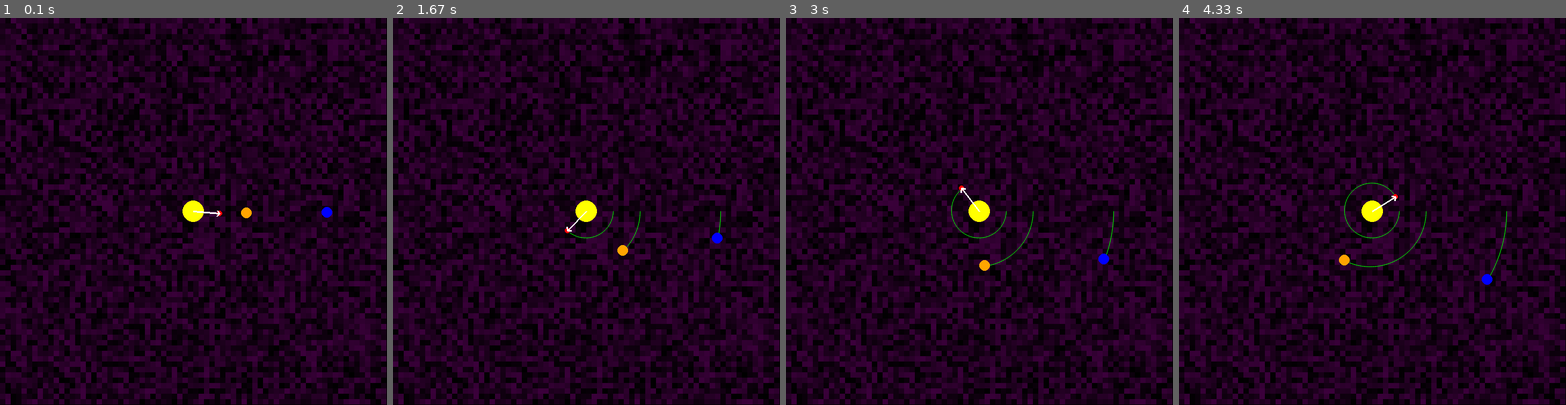
Above: before the commit, frames 1-4 (left to right).
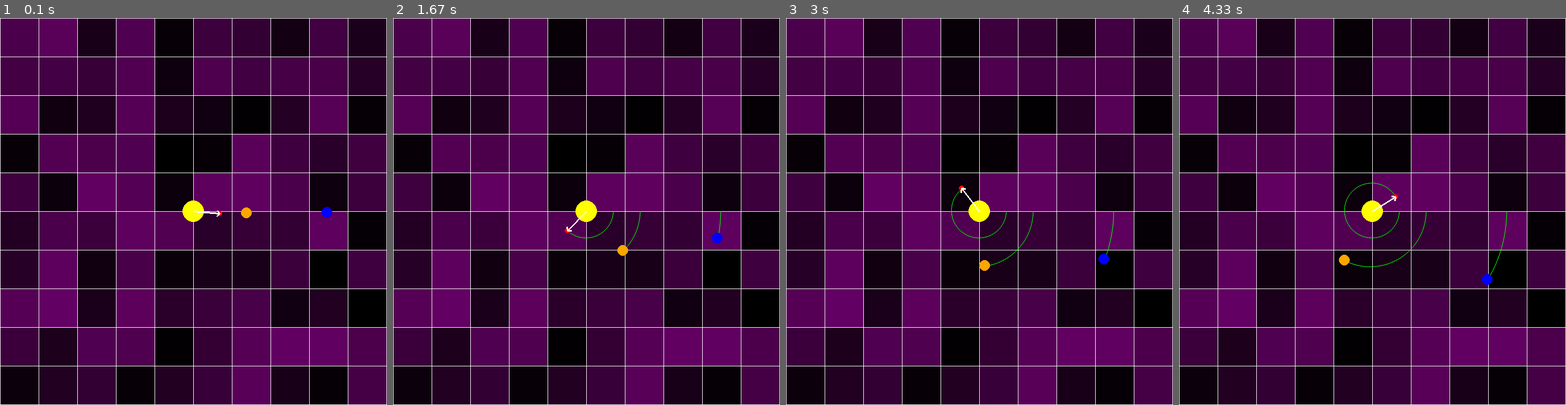
Above: after the commit, the same moments.

Repository: cdfricke/PyGame
Game: pygame game, started from orbit.py
Same seed, same stepped clock (60 frames per second), same inputs: the game is played once before the commit and once after it.
Inputs:
- Up to frame 1 (0.1 s): no input
- Up to frame 2 (1.67 s): no input
- Up to frame 3 (3 s): no input
- Up to frame 4 (4.33 s): no input

The runs differ from the first frame. In frame 1, 62% of the frame differs, in the area x 0-100%, y 0-100%; in frame 2, 62%; in frame 3, 62%; in frame 4, 62%.

Commit message:
organization + creating some modules for abstraction

Diff:
--- a/arrow.py
+++ b/arrow.py
@@ -4,23 +4,6 @@
 #   17-MAR-2024 --> Created, v1
 
 import pygame
-import random as r
-
-# *** INITIALIZE ***
-WIDTH = 720
-HEIGHT = 720
-pygame.init()
-screen = pygame.display.set_mode((WIDTH+1, HEIGHT+1))
-clock = pygame.time.Clock()
-running = True
-# ******************
-
-# *** COMMON VECTORS AND LOCATIONS ***
-center = pygame.Vector2(WIDTH / 2, HEIGHT / 2)
-origin = pygame.Vector2(0, 0)
-xhat = pygame.Vector2(1, 0)
-yhat = pygame.Vector2(0, 1)
-# ************************************
 
 # *** CLASS DEFINITIONS ***
 # NOTE THAT THESE CLASS DEFINITIONS RELY ON SOME OF THE DEFINED VARIABLES ABOVE
@@ -58,8 +41,8 @@
         # central body
         pygame.draw.line(surface=surface, color=color, start_pos=self.tail, end_pos=self.tip, width=thickness)
         # angled tip
-        leftAngled = self.tail + (0.98 * self.length * self.direction) + (0.02 * self.length * self.perpendicular)
-        rightAngled = self.tail + (0.98 * self.length * self.direction) - (0.02 * self.length * self.perpendicular)
+        leftAngled = self.tail + (0.9 * self.length * self.direction) + (0.1 * self.length * self.perpendicular)
+        rightAngled = self.tail + (0.9 * self.length * self.direction) - (0.1 * self.length * self.perpendicular)
         points = [leftAngled, self.tip, rightAngled]
         pygame.draw.lines(surface=surface, color=color, closed=False, points=points, width=thickness)
 
@@ -78,28 +61,3 @@
         self.perpendicular = pygame.Vector2(self.direction.y, -self.direction.x)
 
 # *************************************
-
-# create arrow object, defined as Arrow(tail, tip)
-centerArrow = Arrow(origin, center)
-
-# *** GAME LOOP ***
-while (running):
-    # wipe away anything from the previous frame
-    screen.fill("black")
-
-    # *** RENDER THE GAME HERE ***
-    # draw arrow, but each frame update the tip of the arrow up a pixel, down a pixel, or not at all.
-    # After an infinite amount of time, the avg location of the tip should be very near the center if randint() is truly random.
-    centerArrow.draw(screen, "white", 5)
-    centerArrow.update(origin, centerArrow.tip + r.randint(-1, 1)*yhat)
-    # *** END RENDERING ***
-
-    # pygame.QUIT means the user closed the window
-    for event in pygame.event.get():
-        if event.type == pygame.QUIT:
-            running = False
-
-    pygame.display.flip()
-# *****************
-
-pygame.quit()
--- /dev/null
+++ b/colors.py
@@ -0,0 +1,35 @@
+import pygame
+
+# ***** EXAMPLE COLOR FUNCTIONS *****
+# black -> purple
+def colorFunction1(x):
+    # r,g,b values must be integers between 0 and 255
+    r = int(float(x) * 100)
+    g = 0
+    b = int(float(x) * 100)
+    return pygame.Color(r, g, b)
+
+# black -> white
+def colorFunction2(x):
+    # r,g,b values must be integers between 0 and 255
+    r = int(float(x) * 255)
+    g = int(float(x) * 255)
+    b = int(float(x) * 255)
+    return pygame.Color(r, g, b)
+
+# red -> black
+def colorFunction3(x):
+    # r,g,b values must be integers between 0 and 255
+    r = 255 - int(float(x) * 255)
+    g = 0
+    b = 0
+    return pygame.Color(r, g, b)
+
+# red -> blue
+def colorFunction4(x):
+    # r,g,b values must be integers between 0 and 255
+    r = 255 - int(float(x) * 255)
+    g = 0
+    b = int(float(x) * 255)
+    return pygame.Color(r, g, b)
+# ***********************************
--- a/grid.py
+++ b/grid.py
@@ -10,160 +10,87 @@
 import pygame
 import random
 
-# *** INITIALIZE ***
-WIDTH = 720
-HEIGHT = 720
-pygame.init()
-screen = pygame.display.set_mode((WIDTH+1, HEIGHT+1))
-clock = pygame.time.Clock()
-running = True
-frame = 0
-dt = 0          # for framerate independent physics
-totalT = 0
-# ******************
-
-# *** COMMON VECTORS AND LOCATIONS ***
-center = pygame.Vector2(WIDTH / 2, HEIGHT / 2)
-origin = pygame.Vector2(0, 0)
-xhat = pygame.Vector2(1, 0)
-yhat = pygame.Vector2(0, 1)
-# ************************************
-
-# ***** EXAMPLE COLOR FUNCTIONS *****
-# black -> purple
-def colorFunction1(x):
-    # r,g,b values must be integers between 0 and 255
-    r = int(float(x) * 100)
-    g = 0
-    b = int(float(x) * 100)
-    return pygame.Color(r, g, b)
-
-# black -> white
-def colorFunction2(x):
-    # r,g,b values must be integers between 0 and 255
-    r = int(float(x) * 255)
-    g = int(float(x) * 255)
-    b = int(float(x) * 255)
-    return pygame.Color(r, g, b)
-
-# red -> black
-def colorFunction3(x):
-    # r,g,b values must be integers between 0 and 255
-    r = 255 - int(float(x) * 255)
-    g = 0
-    b = 0
-    return pygame.Color(r, g, b)
-
-# red -> blue
-def colorFunction4(x):
-    # r,g,b values must be integers between 0 and 255
-    r = 255 - int(float(x) * 255)
-    g = 0
-    b = int(float(x) * 255)
-    return pygame.Color(r, g, b)
-# ***********************************
-
-# *** CLASS DEFINITIONS ***
-# NOTE THAT THESE CLASS DEFINITIONS RELY ON SOME OF THE DEFINED VARIABLES ABOVE
+# *** CLASS DEFINITION ***
 
 # GRID: class object for drawing a grid with a certain number of rows and columns on the screen.
 class Grid:
-    # Grid.__init__(rows, columns):
-    # parameters:
-    #   rows: number of rows in the grid
-    #   columns: number of columns in the grid
-    # *************
-    # This constructor function initializes several variables based on the passed parameters
-    # as they are necessary for the member functions of the class to operate.
-    # numRows: defines the number of rows
-    # numCols: defines the number of columns
-    # xticks: an array of pixel locations in the x-dimension marking the left and right edges of grid spaces.
-    # yticks: analogous to xticks, in the y-dimension.
-    # Matrix: a two-dimensional list of randomized numbers, used by the colorFunction for each grid space to randomize the color of that space.
-    # Matrix must be populated with float values from 0 to 1
-    def __init__(self, rows, columns):
+
+    def __init__(self, rows, columns, width, height):
+        """
+        Grid.__init__(rows, columns):
+        parameters:
+           rows: number of rows in the grid
+           columns: number of columns in the grid
+           width: the width of the screen, in pixels
+           height: the height of the screen, in pixels
+
+        This constructor function initializes several variables based on the passed parameters
+        as they are necessary for the member functions of the class to operate.
+        numRows: defines the number of rows
+        numCols: defines the number of columns
+        xticks: an array of pixel locations in the x-dimension marking the left and right edges of grid spaces.
+        yticks: analogous to xticks, in the y-dimension.
+        Matrix: a two-dimensional list of randomized numbers, used by the colorFunction for each grid space to randomize the color of that space.
+        Matrix must be populated with float values from 0 to 1
+        """
+        self.width = width
+        self.height = height
         self.numRows = rows
         self.numCols = columns
-        self.xticks = list(range(0, WIDTH + 1, int(WIDTH / columns)))
-        self.yticks = list(range(0, HEIGHT + 1, int(HEIGHT / rows)))
+        self.xticks = list(range(0, width + 1, int(width / columns)))
+        self.yticks = list(range(0, height + 1, int(height / rows)))
         # initially, the matrix is populated with random values
         self.Matrix = [[random.random() for x in range(columns)] for y in range(rows)]
 
-    # Grid.drawLines(surface, color, thickness):
-    # parameters:
-    #   surface: the surface of the PyGame for the grid lines to be drawn on, usually the screen.
-    #   color: the color of the lines to be drawn, must be an object of type pyGame.color
-    #   thickness: the width of the grid lines to be drawn, measured in pixels.
-    # *************
-    # This function will draw equally spaced gridlines in both the x and y dimensions of the screen with color and thickness of
-    # gridlines defined as paramaters passed to the function. The spacing of the gridlines is determined by the width or height of the screen
-    # divided by the number of columns or rows that the grid is made up of. (numRows and numCols are data members of this class)
     def drawLines(self, surface, color, thickness):
+        """
+        Grid.drawLines(surface, color, thickness):
+        parameters:
+           surface: the surface of the PyGame for the grid lines to be drawn on, usually the screen.
+           color: the color of the lines to be drawn, must be an object of type pyGame.color
+           thickness: the width of the grid lines to be drawn, measured in pixels.
+
+        This function will draw equally spaced gridlines in both the x and y dimensions of the screen with color and thickness of
+        gridlines defined as paramaters passed to the function. The spacing of the gridlines is determined by the width or height of the screen
+        divided by the number of columns or rows that the grid is made up of. (numRows and numCols are data members of this class)
+        """
         for tick in self.xticks:
-            start = tick*xhat
-            end = start + HEIGHT*yhat
+            start = tick*pygame.Vector2(1,0)
+            end = start + self.height*pygame.Vector2(0,1)
             pygame.draw.line(surface=surface, color=color, start_pos=start, end_pos=end, width=thickness)
         for tick in self.yticks:
-            start = tick*yhat
-            end = start + WIDTH*xhat
+            start = tick*pygame.Vector2(0,1)
+            end = start + self.width*pygame.Vector2(1,0)
             pygame.draw.line(surface=surface, color=color, start_pos=start, end_pos=end, width=thickness)
 
-    # Grid.drawRectangles(self, surface, colorFunc):
-    # parameters:
-    #   surface: the surface of the PyGame for the grid lines to be drawn on, usually the screen.
-    #   colorFunc: a function object, which returns a color. The function passed should take two parameters. See colorFunctions for details.
-    # *************
-    # This function colors each of the rectangles defined by the dimensions, numRows, and numCols attributes of the grid.
-    # Colors are currently randomly generated via a colorFunction which pulls float values from the Matrix attribute of the grid.
-    # Since the float values of the Matrix are RNG'd between 0 and 1, then the color of each grid space is also random.
+
     def drawRectangles(self, surface, colorFunc):
+        """
+        Grid.drawRectangles(self, surface, colorFunc):
+        parameters:
+            surface: the surface of the PyGame for the grid lines to be drawn on, usually the screen.
+            colorFunc: a function object, which returns a color. The function passed should take two parameters. See colorFunctions for details.
+
+        This function colors each of the rectangles defined by the dimensions, numRows, and numCols attributes of the grid.
+        Colors are currently randomly generated via a colorFunction which pulls float values from the Matrix attribute of the grid.
+        Since the float values of the Matrix are RNG'd between 0 and 1, then the color of each grid space is also random.
+        """
         for x in range(0, self.numCols):
             for y in range(0, self.numRows):
-                rect = pygame.Rect(self.xticks[x], self.yticks[y], WIDTH / self.numCols, HEIGHT / self.numRows)
+                rect = pygame.Rect(self.xticks[x], self.yticks[y], self.width / self.numCols, self.height / self.numRows)
                 pygame.draw.rect(surface, colorFunc(self.Matrix[y][x]), rect)
 
-    # Grid.fillMatrix()
-    # parameters: none
-    # *************
-    # This function decides how to populate the matrix of floats that decides the color of each rectangle
-    # Whatever this function yields, it must be a value between 0 and 1
+
     def fillMatrix(self):
+        """
+        Grid.fillMatrix()
+        parameters: none
+
+        This function decides how to populate the matrix of floats that decides the color of each rectangle
+        Whatever this function yields, it must be a value between 0 and 1
+        """
         for y in range(self.numRows):
             for x in range(self.numCols):
                 self.Matrix[y][x] = float(y / self.numRows)
 
 # *************************
-
-# rows, cols
-gameMap = Grid(720, 1)
-gameMap.fillMatrix()
-
-# *** GAME LOOP ***
-while (running):
-    # wipe away anything from the previous frame
-    screen.fill("black")
-
-    # *** RENDER THE GAME HERE ***
-    if ( int(totalT) < 5):
-        gameMap.drawRectangles(screen, colorFunction1)
-    elif ( int(totalT) < 10):
-        gameMap.drawRectangles(screen, colorFunction2)
-    elif ( int(totalT < 15) ):
-        gameMap.drawRectangles(screen, colorFunction3)
-    else:
-        gameMap.drawRectangles(screen, colorFunction4)
-    #gameMap.drawLines(screen, "white", 10)
-
-    # *** END RENDERING ***
-
-    # pygame.QUIT means the user closed the window
-    for event in pygame.event.get():
-        if event.type == pygame.QUIT:
-            running = False
-
-    pygame.display.flip()
-    dt = clock.tick(60) / 1000
-    totalT += dt
-# *****************
-
-pygame.quit()
--- a/orbit.py
+++ b/orbit.py
@@ -8,7 +8,10 @@
 
 # *** INITIALIZE ***
 import pygame
-import random as r
+from grid import *
+from colors import *
+from arrow import Arrow
+
 WIDTH = 720
 HEIGHT = 720
 pygame.init()
@@ -31,67 +34,8 @@
 
 # ************************************
 
-# *** HELPER FUNCTIONS ***
-def colorFunction(x, xmax):
-    r = int(float(x)/float(xmax) * 60)
-    g = 0
-    b = int(float(x)/float(xmax) * 60)
-    return pygame.Color(r, g, b)
-
 # *** CLASS DEFINITIONS ***
 # NOTE THAT THESE CLASS DEFINITIONS RELY ON SOME OF THE DEFINED VARIABLES ABOVE
-
-# ARROW : class object for drawing arrows between positions on the screen.
-class Arrow:
-    def __init__(self, tail, tip):
-        self.tip = tip
-        self.tail = tail
-        self.length = (tip - tail).magnitude()
-        self.direction = (tip - tail) / self.length
-        self.perpendicular = pygame.Vector2(self.direction.y, -self.direction.x)
-
-    def draw(self, surface, color, thickness):
-        # central body
-        pygame.draw.line(surface=surface, color=color, start_pos=self.tail, end_pos=self.tip, width=thickness)
-        # angled tip
-        leftAngled = self.tail + (0.9 * self.length * self.direction) + (0.1 * self.length * self.perpendicular)
-        rightAngled = self.tail + (0.9 * self.length * self.direction) - (0.1 * self.length * self.perpendicular)
-        points = [leftAngled, self.tip, rightAngled]
-        pygame.draw.lines(surface=surface, color=color, closed=False, points=points, width=thickness)
-
-    # same as constructor just allows us to manipulate the arrow after the object is constructed
-    def setTailToTip(self, tail, tip):
-        self.tip = tip
-        self.tail = tail
-        self.length = (tip - tail).magnitude()
-        self.direction = (tip - tail) / self.length
-        self.perpendicular = pygame.Vector2(self.direction.y, -self.direction.x)
-
-# GRID: class object for drawing a grid with a certain number of rows and columns on the screen.
-class Grid:
-    def __init__(self, rows, columns):
-        self.numRows = rows
-        self.numCols = columns
-        self.xticks = list(range(0, WIDTH + 1, int(WIDTH / columns)))
-        self.yticks = list(range(0, HEIGHT + 1, int(HEIGHT / rows)))
-        self.Matrix = [[r.random() for x in range(columns)] for y in range(rows)]
-
-    def drawLines(self, surface, color, thickness):
-        for tick in self.xticks:
-            start = tick*xhat
-            end = start + HEIGHT*yhat
-            pygame.draw.line(surface=surface, color=color, start_pos=start, end_pos=end, width=thickness)
-        for tick in self.yticks:
-            start = tick*yhat
-            end = start + WIDTH*xhat
-            pygame.draw.line(surface=surface, color=color, start_pos=start, end_pos=end, width=thickness)
-
-    def drawRectangles(self, surface):
-        for x in range(0, self.numCols):
-            for y in range(0, self.numRows):
-                rect = pygame.Rect(self.xticks[x], self.yticks[y], WIDTH / self.numCols, HEIGHT / self.numRows)
-                pygame.draw.rect(surface, colorFunction(self.Matrix[x][y], 1), rect)
-
 
 class Object:
     """This is the base object of my game. It is drawn in game as a circle"""
@@ -149,7 +93,7 @@
 
 # *** ARROWS, GRIDS, AND TRAILS ***
 radialArrow = Arrow(sun.position, orbitor3.position)
-gameGrid = Grid(72,72)
+gameGrid = Grid(10,10, WIDTH, HEIGHT)
 orbitorTrail1 = Trail(600)
 orbitorTrail1.addPoint(orbitor1.position.copy())
 orbitorTrail2 = Trail(300)
@@ -177,13 +121,13 @@
         orbitorTrail3.addPoint(currentPosition3)
 
     # set arrow data
-    radialArrow.setTailToTip(sun.position, orbitor3.position)
+    radialArrow.update(sun.position, orbitor3.position)
 
     # ***** RENDER THE GAME HERE *****
 
     # GRID
-    gameGrid.drawRectangles(screen)
-    #gameGrid.drawLines(screen, "dark grey", 1)
+    gameGrid.drawRectangles(screen, colorFunction1)
+    gameGrid.drawLines(screen, "white", 1)
 
     # TRAILS
     orbitorTrail1.draw(screen, "green", 1)
